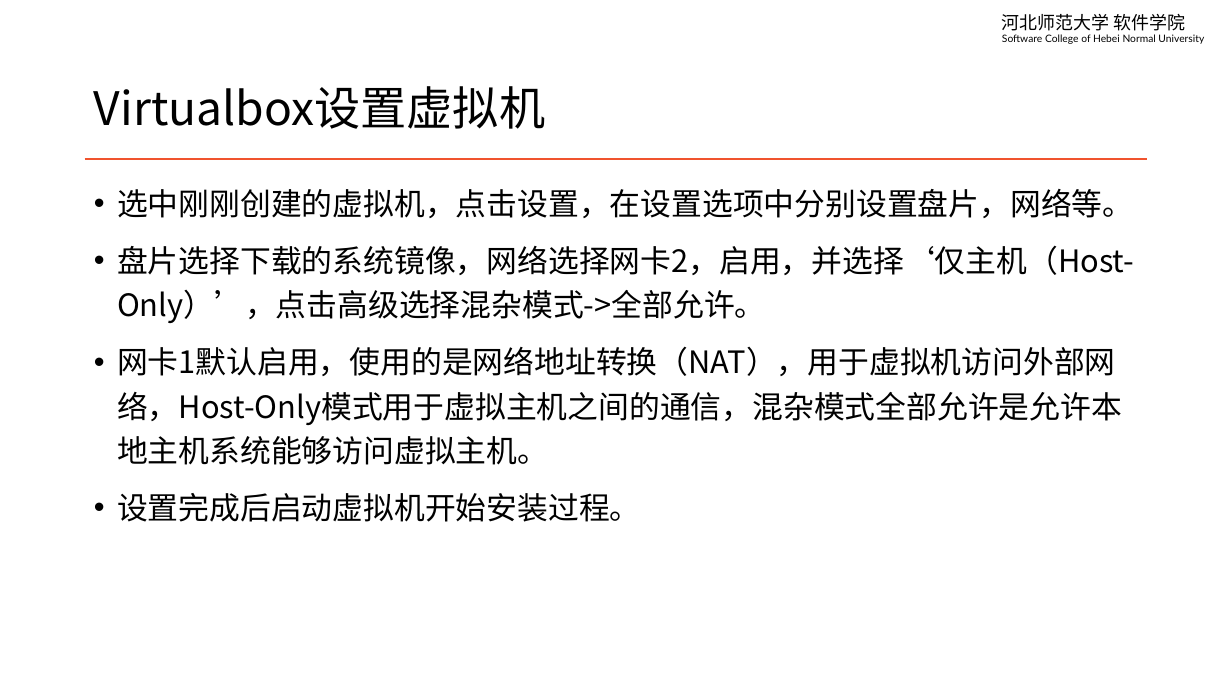
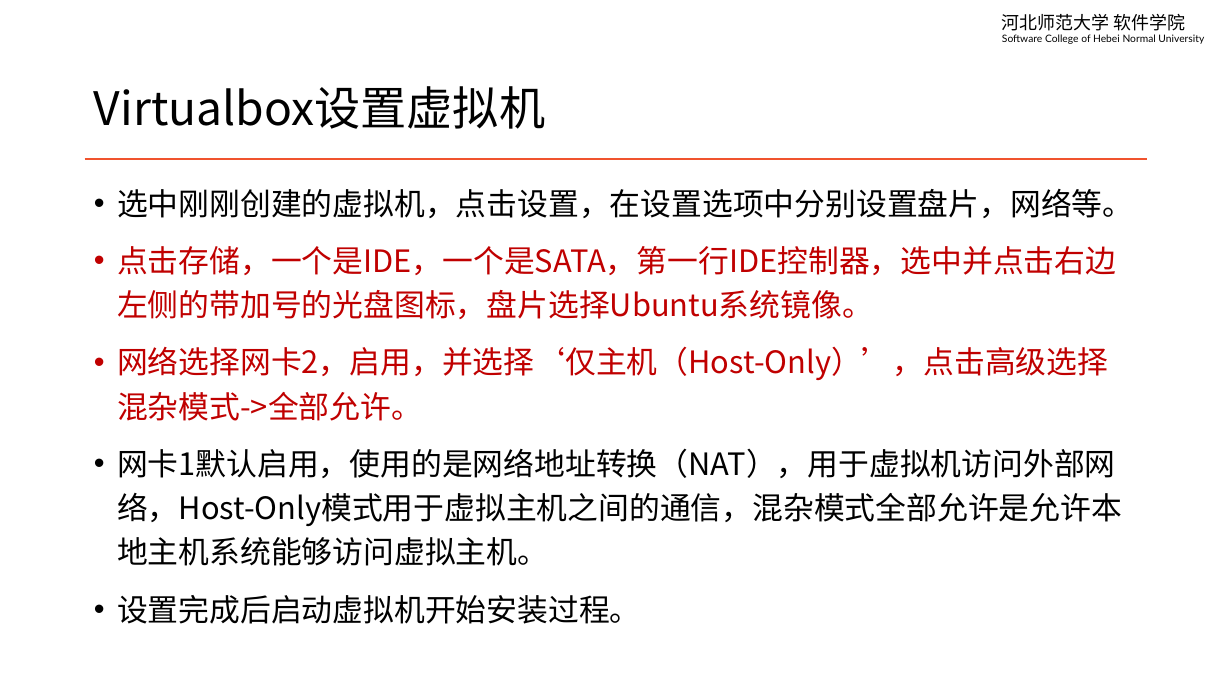
Before and after one commit to edu2act/course-linux-system, a slide deck: slide 17 of materials/slides/ch01-linux-history-and-install.pptx. Drawn at 1232x693 pixels with LibreOffice and Linux fonts; fonts in the diff are those of the drawing. Boxes give left, top, right and bottom in pixels: in the first picture for what was removed or moved away, otherwise in the second. Text is boxed around its words. In the diff, an @@ line names an element or a change of style, - is before the commit and + after.

```diff
--- a/materials/slides/ch01-linux-history-and-install.pptx
+++ b/materials/slides/ch01-linux-history-and-install.pptx
@@ text at (x1=117, y1=246, x2=1116, y2=421): text changed; text colour #000000 to #C00000 @@
-• 盘片选择下载的系统镜像，网络选择网卡2，启用，并选择‘仅主机（Host-Only）’，点击高级选择混杂模式->全部允许。
+• 点击存储，一个是IDE，一个是SATA，第一行IDE控制器，选中并点击右边左侧的带加号的光盘图标，盘片选择Ubuntu系统镜像。
+• 网络选择网卡2，启用，并选择‘仅主机（Host-Only）’，点击高级选择混杂模式->全部允许。
```
Also in this commit, not shown: 3 other slides changed, 5 other files.
